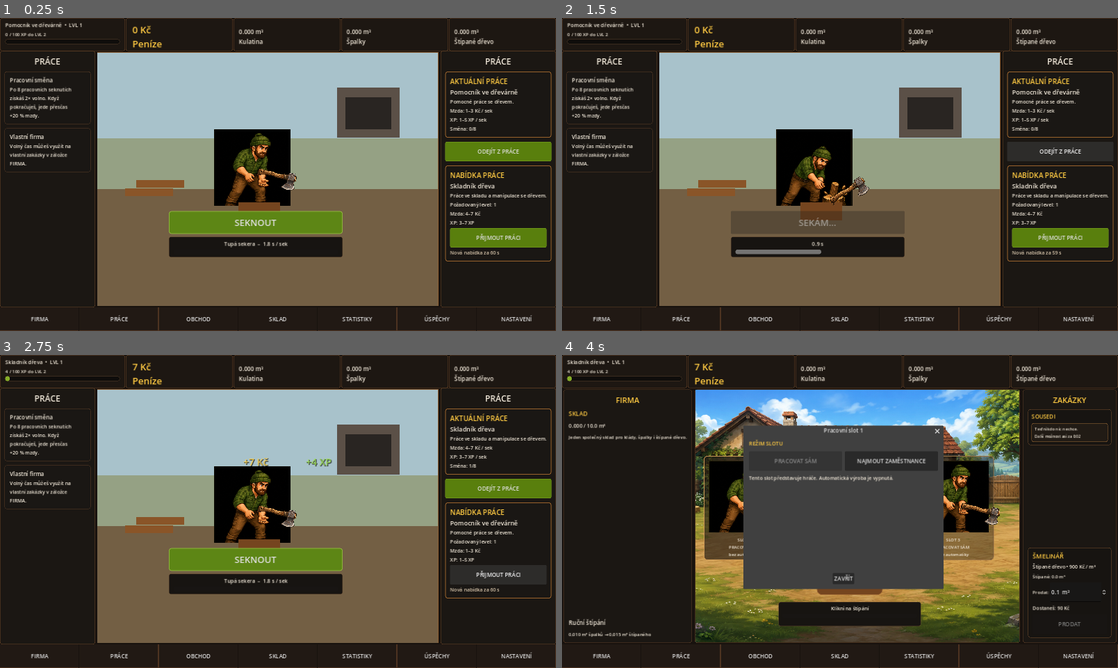
Above: before the commit, frames 1-4 (two rows, left to right).
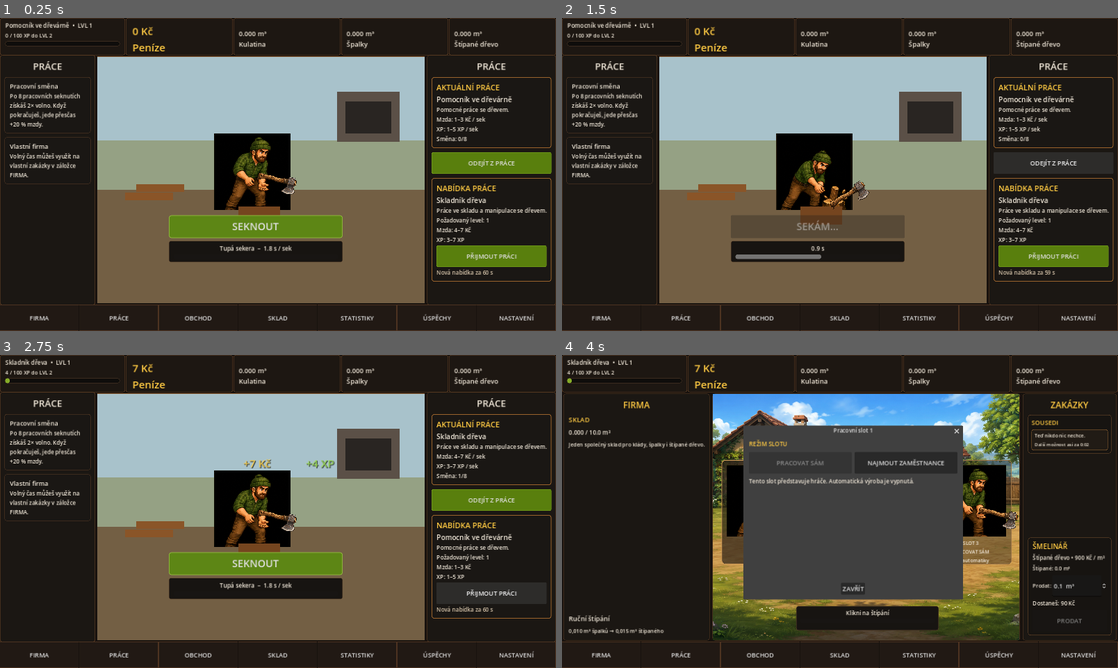
Above: after the commit, the same moments.

Repository: welewan-code/Lumberjack-John
Game: Godot game, scene res://Main.tscn
Two runs of this game, one before a commit and one after it. Both use one fixed random seed, a clock stepped at 60 frames per second and the inputs below.
Inputs:
- Up to frame 1 (0.25 s): no input
- Up to frame 2 (1.5 s): click "SEKNOUT" at 0.5 s; click "ODEJÍT Z PRÁCE" at 1.25 s
- Up to frame 3 (2.75 s): click "PŘIJMOUT PRÁCI" at 2 s
- Up to frame 4 (4 s): click "FIRMA" at 2.75 s; click "SLOT 1 PRACOVAT SÁM bez autom…" at 3.5 s

The runs differ from the first frame. In frame 1, 18% of the frame differs, in the area x 0-100%, y 1-97%; in frame 2, 17%; in frame 3, 16%; in frame 4, 23%.

Commit message:
Make mobile UI 10 percent visibly larger

Diff:
--- a/mobile_ui.gd
+++ b/mobile_ui.gd
@@ -1,17 +1,15 @@
 extends Node
 
 const MOBILE_UI_SCALE: float = 1.10
-const TOUCH_MIN_HEIGHT: float = 56.0
-const NAV_MIN_HEIGHT: float = 68.0
-const DIALOG_MIN_SIZE: Vector2i = Vector2i(560, 420)
+const TOUCH_MIN_HEIGHT: float = 62.0
+const NAV_MIN_HEIGHT: float = 75.0
+const DIALOG_MIN_SIZE: Vector2i = Vector2i(616, 462)
 const NAV_TABS: Array[String] = ["FIRMA", "PRÁCE", "OBCHOD", "SKLAD", "STATISTIKY", "ÚSPĚCHY", "NASTAVENÍ"]
 
 func _ready() -> void:
 	process_mode = Node.PROCESS_MODE_ALWAYS
 	get_tree().node_added.connect(_on_node_added)
 	call_deferred("_apply_existing_tree")
-	if OS.has_feature("mobile"):
-		get_tree().root.content_scale_factor = MOBILE_UI_SCALE
 	if OS.has_feature("mobile") and DisplayServer.has_feature(DisplayServer.FEATURE_ORIENTATION):
 		DisplayServer.screen_set_orientation(DisplayServer.SCREEN_SENSOR_LANDSCAPE)
 
@@ -46,6 +44,7 @@
 func _apply_control(control: Control) -> void:
 	if not is_instance_valid(control):
 		return
+	_scale_font_once(control)
 	if control is Button:
 		_apply_button(control as Button)
 	elif control is SpinBox:
@@ -55,10 +54,25 @@
 		var line: LineEdit = control as LineEdit
 		line.custom_minimum_size.y = maxf(line.custom_minimum_size.y, TOUCH_MIN_HEIGHT)
 
+func _scale_font_once(control: Control) -> void:
+	if control.has_meta("mobile_font_scaled"):
+		return
+	control.set_meta("mobile_font_scaled", true)
+
+	var font_size: int = control.get_theme_font_size("font_size")
+	if font_size > 0:
+		control.add_theme_font_size_override("font_size", ceili(float(font_size) * MOBILE_UI_SCALE))
+
+	if control is RichTextLabel:
+		var rich: RichTextLabel = control as RichTextLabel
+		var normal_size: int = rich.get_theme_font_size("normal_font_size")
+		if normal_size > 0:
+			rich.add_theme_font_size_override("normal_font_size", ceili(float(normal_size) * MOBILE_UI_SCALE))
+
 func _apply_button(button: Button) -> void:
 	button.focus_mode = Control.FOCUS_NONE
 	button.mouse_filter = Control.MOUSE_FILTER_STOP
 	var target_height: float = NAV_MIN_HEIGHT if button.text in NAV_TABS else TOUCH_MIN_HEIGHT
 	button.custom_minimum_size.y = maxf(button.custom_minimum_size.y, target_height)
 	if button.text in NAV_TABS:
-		button.add_theme_font_size_override("font_size", 16)
+		button.add_theme_font_size_override("font_size", 18)
